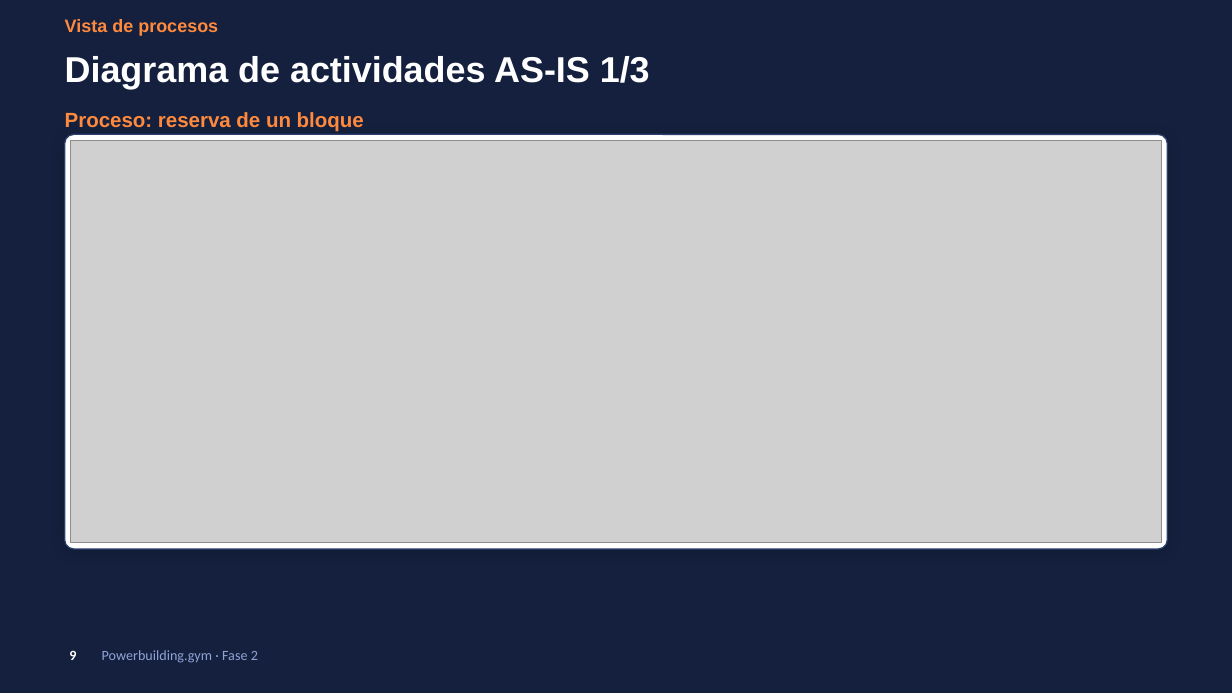
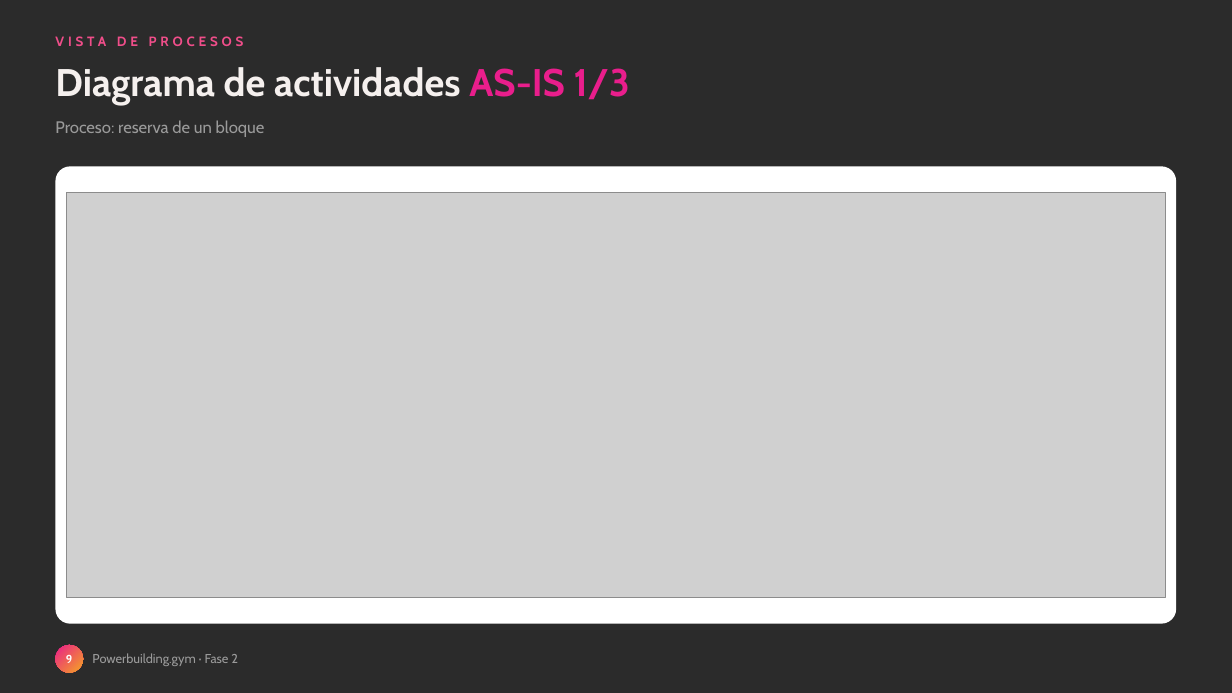
Before and after one commit to zalak3t/Powerbuilding.gym, a slide deck: slide 9 of FASE-2/Documentacion Asignatura PTY4614/Presentación Proyecto.pptx. Drawn at 1232x693 pixels with LibreOffice and Linux fonts; fonts in the diff are those of the drawing; grey boxes stand for pictures; background and template pictures are left out; a plain dark background stands for a picture behind light text. Boxes give left, top, right and bottom in pixels: in the first picture for what was removed or moved away, otherwise in the second. Text is boxed around its words. In the diff, an @@ line names an element or a change of style, - is before the commit and + after.

```diff
--- a/FASE-2/Documentacion Asignatura PTY4614/Presentación Proyecto.pptx
+++ b/FASE-2/Documentacion Asignatura PTY4614/Presentación Proyecto.pptx
@@ background #14203D to picture (left out) @@
@@ text at [65, 19, 218, 36]: paragraph removed @@
-Vista de procesos
@@ text "Diagrama de actividades AS-IS 1/3": place and size @@
-text "Diagrama de actividades AS-IS 1/3" at [65, 19, 650, 132]
+text "Diagrama de actividades AS-IS 1/3" at [55, 67, 630, 106]
@@ text "Diagrama de actividades AS-IS 1/3" at [55, 67, 630, 106]: size 28 to 30 pt, font Arial to Cabin; text colour #FFFFFF to #F5F0EE in "Diagrama de actividades"; text colour #FFFFFF to gradient #E91E8C to #F5A623 in "AS-IS 1/3"; less space between paragraphs; vertical alignment middle to top @@
@@ text added at [55, 36, 244, 46], 10.5 pt, text #F04E8A, bold @@
+VISTA DE PROCESOS
@@ text at [65, 112, 364, 132]: paragraph removed @@
-Proceso: reserva de un bloque
@@ text added at [55, 120, 265, 137], 13 pt, text #9A9A9A @@
+Proceso: reserva de un bloque
@@ rounded rectangle: place and size @@
-rounded rectangle at [65, 134, 1167, 549]
+rounded rectangle at [55, 166, 1177, 624]
@@ rounded rectangle at [55, 166, 1177, 624]: outline #2C3F6E 1 pt to none; shadow off; proportions changed @@
@@ picture: place and size @@
-picture at [71, 140, 1162, 543]
+picture at [67, 192, 1165, 598]
@@ ellipse "9": place and size @@
-ellipse "9" at [69, 650, 76, 660]
+ellipse "9" at [55, 645, 83, 673]
@@ ellipse "9" at [55, 645, 83, 673]: size 11 to 9 pt, font Calibri to Cabin; fill none to gradient #E91E8C to #F5A623 @@
@@ text added at [92, 653, 238, 666], 10 pt, text #9A9A9A @@
+Powerbuilding.gym · Fase 2
@@ text removed at [102, 650, 258, 663] @@
-Powerbuilding.gym · Fase 2
```
Also in this commit, not shown: 27 other slides changed, 1 slide added, 1 slide removed, 6 other files.
